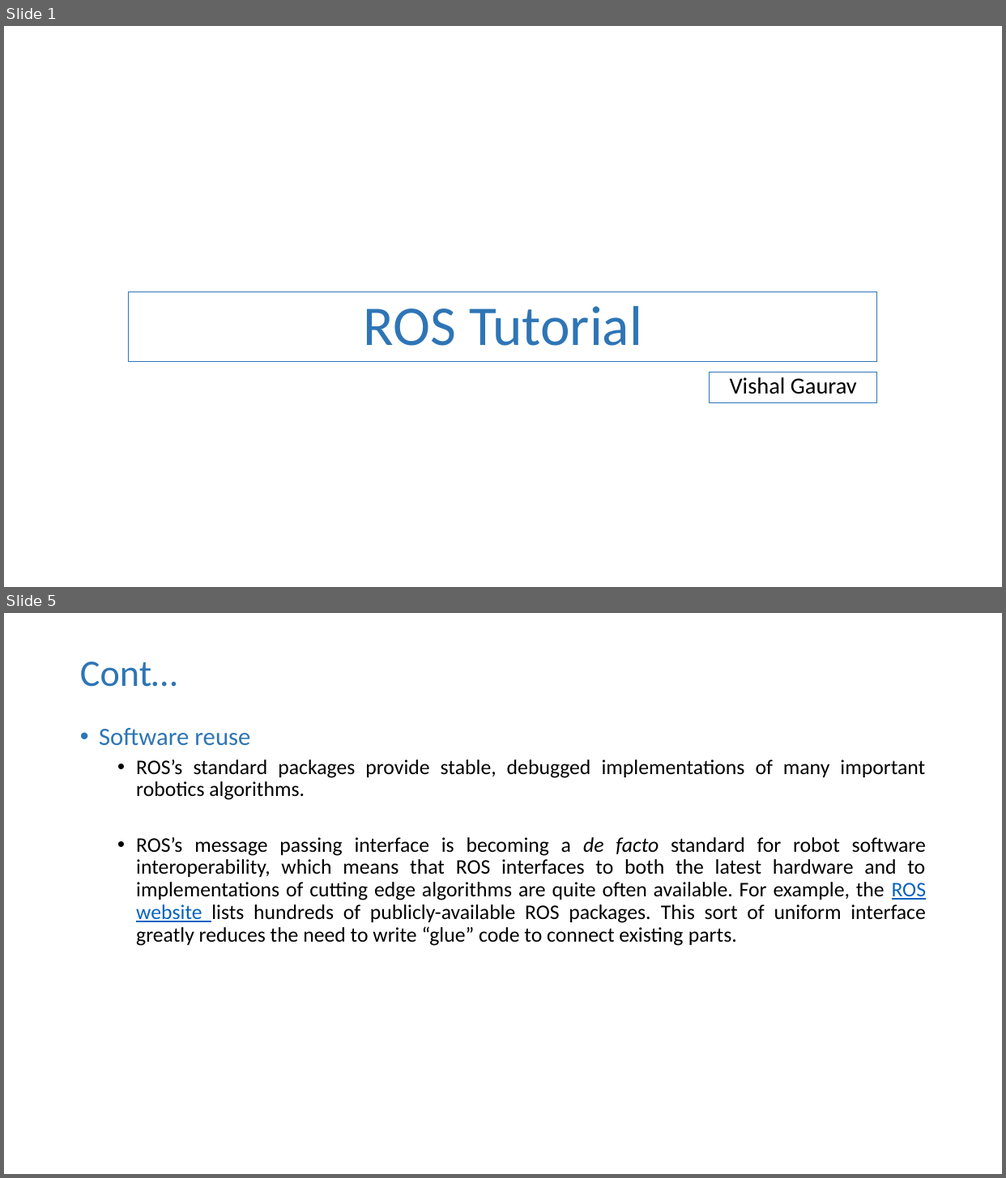
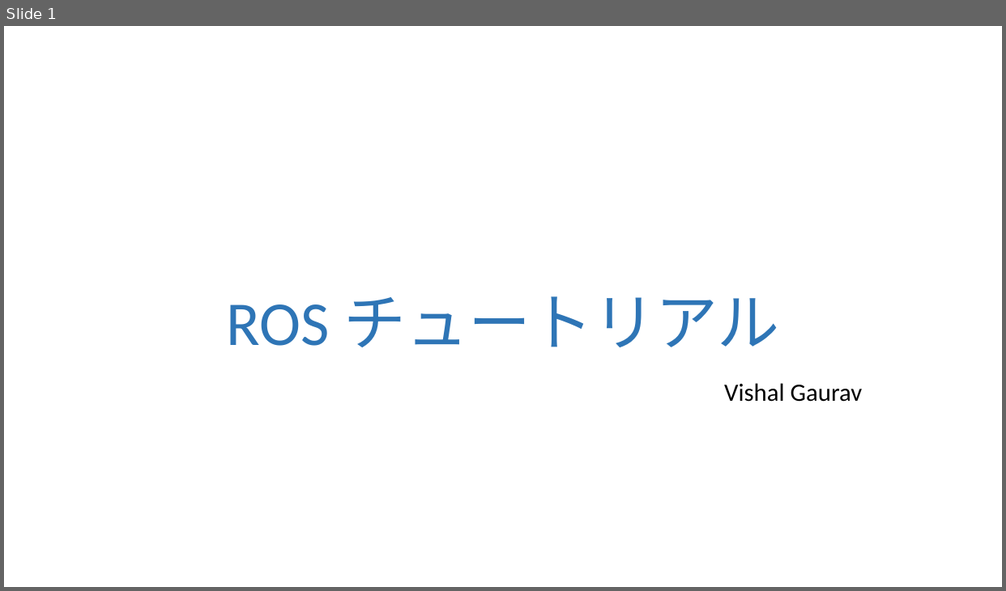
Before and after one commit to vishal-kit/ROS_Lec_1, a slide deck: ROS lec 1_jp.pptx. Shown one above the other, each under a label of ours: slides 1 and 5 before the commit, slide 1 after it; the slides between them are not shown. The pictures are 1006x1178 and 1006x591 pixels, drawn with LibreOffice and Linux fonts; fonts in the diff are those of the drawing. Boxes give left, top, right and bottom in pixels: in the first picture for what was removed or moved away, otherwise in the second. Text is boxed around its words. In the diff, an @@ line names an element or a change of style, - is before the commit and + after.

```diff
--- a/ROS lec 1_jp.pptx
+++ b/ROS lec 1_jp.pptx
@@ slide 5 removed at box(4, 613, 1002, 1174), background #FFFFFF @@
@@ title removed at box(80, 662, 177, 687) @@
-Cont…
@@ text removed at box(99, 728, 927, 946) @@
-• Software reuse
-  • ROS’s standard packages provide stable, debugged implementations of many important robotics algorithms.
-  • ROS’s message passing interface is becoming a de facto standard for robot software interoperability, which means that ROS interfaces to both the latest hardware and to implementations of cutting edge algorithms are quite often available. For example, the ROS website lists hundreds of publicly-available ROS packages. This sort of uniform interface greatly reduces the need to write “glue” code to connect existing parts.
@@ slide 1 changed as well @@
@@ text "ROS チュートリアル": place and size @@
-text "ROS チュートリアル" at box(129, 292, 878, 362)
+text "ROS チュートリアル" at box(226, 297, 779, 348)
@@ text "ROS チュートリアル" at box(226, 297, 779, 348): outline #2E75B6 0.75 pt to none @@
@@ text at box(226, 297, 779, 348): text changed; size 54 to 60 pt @@
-ROS Tutorial
+ROS チュートリアル
@@ text "Vishal Gaurav": place and size @@
-text "Vishal Gaurav" at box(710, 373, 878, 403)
+text "Vishal Gaurav" at box(724, 383, 863, 402)
@@ text "Vishal Gaurav" at box(724, 383, 863, 402): size 22.2 to 24 pt; line spacing 0.8 to 1; less space between paragraphs; outline #2E75B6 0.75 pt to none @@
```
Also in this commit, not shown: 8 other slides changed, 8 slides added, 5 other slides removed.
